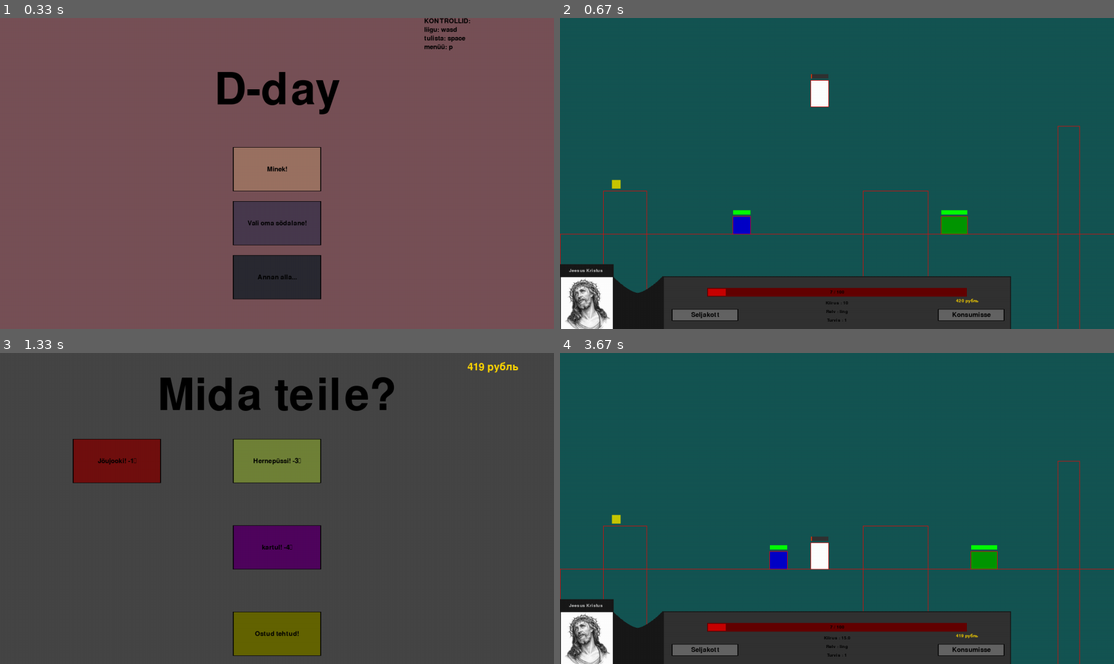
Above: before the commit, frames 1-4 (two rows, left to right).
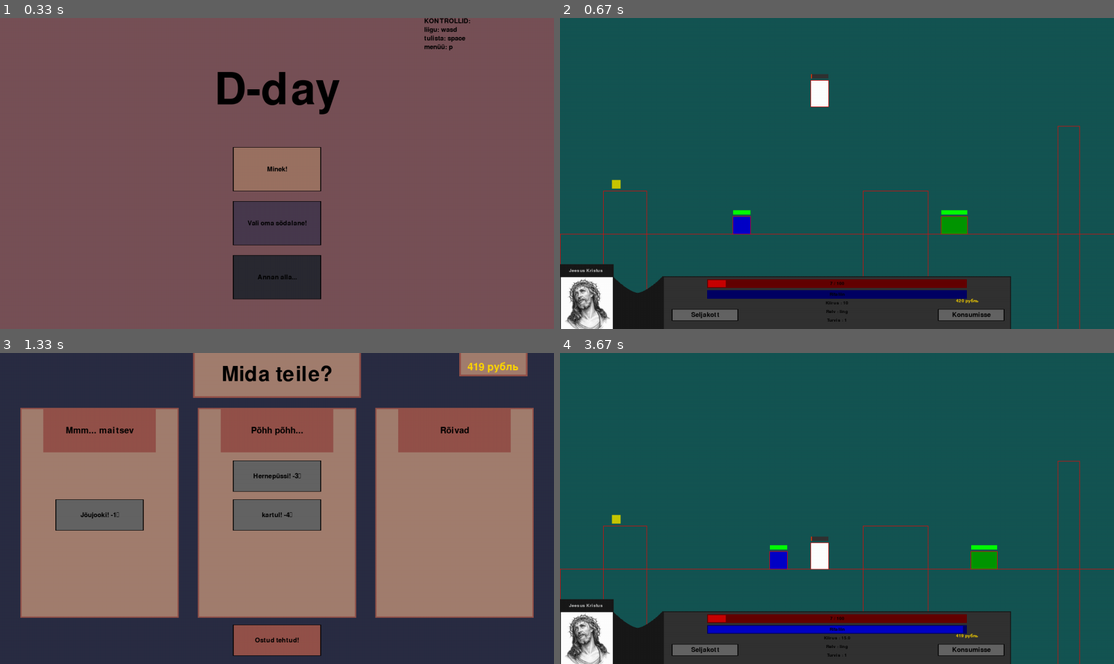
Above: after the commit, the same moments.

Repository: KarupoegPuhh/2020-projekt
Game: pygame game, started from MAIN.py
The game is run twice, just before and just after one commit, with the same random seed, the same clock (stepped at 60 frames per second) and the same inputs.
Inputs (mouse positions are in pixels of both pictures, inside the frame that each line leads up to):
- Up to frame 1 (0.33 s): no input
- Up to frame 2 (0.67 s): click "Minek!" at 0.38 s
- Up to frame 3 (1.33 s): click "Konsumisse" at 0.72 s; click "Ritaliini! -1₽" at 1.05 s
- Up to frame 4 (3.67 s): click "Ostud tehtud!" at 1.38 s; click "Seljakott" at 1.72 s; click "Ling" at 2.05 s; click "Aero kiiver" at 2.38 s; press the mouse at (632, 477) at 2.7 s; move the mouse to (676, 464) at 2.8 s; release the mouse at (715, 449) at 2.93 s; press the mouse at (632, 477) at 3.03 s; move the mouse to (709, 486) at 3.13 s; release the mouse at (781, 496) at 3.27 s; press the mouse at (837, 639) at 3.37 s; move the mouse to (753, 520) at 3.47 s; release the mouse at (670, 399) at 3.6 s

Frame 1 is identical in both runs. In frame 2, 3.0% of the frame differs, in the area x 26-74%, y 83-91%; in frame 3, 99%, in the area x 0-100%, y 0-100%; in frame 4, 3.0%.

Commit message:
pood menu update

Diff:
--- a/abi.py
+++ b/abi.py
@@ -36,6 +36,8 @@
 veneText = pg.font.SysFont(fontdir+"/MIROSLN.ttf", 36)
 databarText = pg.font.Font(fontdir+"/RM.ttf", 15)
 menu_headText = pg.font.Font(fontdir+"/RM.ttf", 50)
+menu_head1Text = pg.font.Font(fontdir+"/RM.ttf", 40)
+menu_head2Text = pg.font.Font(fontdir+"/RM.ttf", 30)
 
 
 
--- a/maailm.py
+++ b/maailm.py
@@ -225,10 +225,22 @@
         pg.draw.rect(aken, (25,25,25), (238, 598, 804, 124))
         pg.draw.rect(aken, (50,50,50), (240, 600, 800, 120))
         #healthbar
-        pg.draw.rect(aken, (100,0,0), (340, 625, 600, 20))
-        pg.draw.rect(aken, (200,0,0), (342, 627, 596 * (Tom.health / Tom.max_health), 16))
-        TextSurf, TextRect = text_objects(str(round(Tom.health, 2)) + " / " + str(Tom.max_health), databarText)
-        TextRect.center = ((laius // 2), (635))
+        pg.draw.rect(aken, (100,0,0), (340, 605, 600, 20))
+        if Tom.health >= 0:
+            pg.draw.rect(aken, (200,0,0), (342, 607, 596 * (Tom.health / Tom.max_health), 16))
+            TextSurf, TextRect = text_objects(str(round(Tom.health, 2)) + " / " + str(Tom.max_health), databarText)
+            TextRect.center = ((laius // 2), (615))
+            aken.blit(TextSurf, TextRect)
+        else:
+            TextSurf, TextRect = text_objects("0" + " / " + str(Tom.max_health), databarText)
+            TextRect.center = ((laius // 2), (615))
+            aken.blit(TextSurf, TextRect)
+        #ritaliinbar
+        pg.draw.rect(aken, (0,0,100), (340, 630, 600, 20))
+        if ritaliin:
+            pg.draw.rect(aken, (0,0,200), (342, 632, 596 * ((1800 - ritaliin_cd) / 1800 ), 16))
+        TextSurf, TextRect = text_objects(("Ritaliin"), databarText)
+        TextRect.center = ((laius // 2), (640))
         aken.blit(TextSurf, TextRect)
 
         #Pilt tegelase jaoks
--- a/pood_invnet.py
+++ b/pood_invnet.py
@@ -28,104 +28,86 @@
                 pg.quit()
                 quit()
 
-        aken.fill((70,70,70))
-        TextSurf, TextRect = text_objects("Mida teile?", largeText)
-        TextRect.center = ((laius // 2), (100))
+        aken.fill((42,45,67))
+        pg.draw.rect(aken, (148, 82, 74), (446,0,388,104))
+        pg.draw.rect(aken, (162, 126, 111), (450,0,380,100))
+        TextSurf, TextRect = text_objects("Mida teile?", mediumText)
+        TextRect.center = ((laius // 2), (50))
         aken.blit(TextSurf, TextRect)
         #Registreerime kus on kursor
         mouse = pg.mouse.get_pos()
         click = pg.mouse.get_pressed()
-
-        nupp(aken, "Ostud tehtud!", laius/2-100 , 600, 200, 100, (100,100,0), (255,255,0), pood_done)
-        #Relva valik
+        #Joogid ja ained
+        pg.draw.rect(aken, (148, 82, 74), (47,127,366,486))
+        pg.draw.rect(aken, (162, 126, 111), (50,130,360,480))
+        pg.draw.rect(aken, (148, 82, 74), (100,130,260,100))
+        TextSurf, TextRect = text_objects("Mmm... maitsev", menu_head2Text)
+        TextRect.center = (230, 180)
+        aken.blit(TextSurf, TextRect)
+
+        if not maailm.ritaliin:
+            nupp(aken, "Ritaliini! -1₽", 130 , 250, 200, 70, (100,100,100), (15,113,115), ritaliin_ost)
+            if 130 < mouse[0] < 330 and 250 < mouse[1] < 310:
+                pg.draw.rect(aken, (100,100,100), (mouse[0], mouse[1], 200, 100))
+                ritaliin_txt = smallText.render("Mmmm... maitsev", True, (200,200,200))
+                ritaliin_txt_kord = ritaliin_txt.get_rect()
+                ritaliin_txt_kord.center = (mouse[0] + 100, mouse[1] + 50)
+                aken.blit(ritaliin_txt, ritaliin_txt_kord)
+
         if maailm.Tom.health < maailm.Tom.max_health:
-            nupp(aken, "Jõujooki! -1₽", 170, 200, 200, 100, (113,16,15), (163,66,65), jõujook_ost)
-            if 170 < mouse[0] < 370 and 200 < mouse[1] < 300:
+            nupp(aken, "Jõujooki! -1₽", 130, 340, 200, 70, (100,100,100), (15,113,115), jõujook_ost)
+            if 130 < mouse[0] < 330 and 340 < mouse[1] < 410:
                 pg.draw.rect(aken, (100,100,100), (mouse[0], mouse[1], 200, 100))
                 JJ = smallText.render("Saad 1 hp juurde", True, (200,200,200))
                 JJ_kord = JJ.get_rect()
                 JJ_kord.center = (mouse[0] + 100, mouse[1] + 50)
                 aken.blit(JJ, JJ_kord)
 
+        #Relvade valik
+        pg.draw.rect(aken, (148, 82, 74), (457,127,366,486))
+        pg.draw.rect(aken, (162, 126, 111), (460,130,360,480))
+        pg.draw.rect(aken, (148, 82, 74), (510,130,260,100))
+        TextSurf, TextRect = text_objects("Põhh põhh...", menu_head2Text)
+        TextRect.center = (640, 180)
+        aken.blit(TextSurf, TextRect)
+
         if not maailm.hernepüss.unlocked:
-            nupp(aken, "Hernepüssi! -3₽", 540, 200, 200, 100, (112,130,56), (162,180,106), hernepüss_ost)
-            if 540 < mouse[0] < 740 and 200 < mouse[1] < 300:
+            nupp(aken, "Hernepüssi! -3₽", 540, 250, 200, 70, (100,100,100), (15,113,115), hernepüss_ost)
+            if 540 < mouse[0] < 740 and 250 < mouse[1] < 310:
                 pg.draw.rect(aken, (100,100,100), (mouse[0], mouse[1], 200, 100))
                 hernepüss_txt = smallText.render("Püstolkuulipilduja", True, (200,200,200))
                 hernepüss_txt_kord = hernepüss_txt.get_rect()
                 hernepüss_txt_kord.center = (mouse[0] + 100, mouse[1] + 50)
                 aken.blit(hernepüss_txt, hernepüss_txt_kord)
 
-        if not maailm.ritaliin:
-            nupp(aken, "Ritaliini! -1₽", 910 , 200, 200, 100, (80,5,94), (130,55,144), ritaliin_ost)
-            if 910 < mouse[0] < 1110 and 200 < mouse[1] < 300:
-                pg.draw.rect(aken, (100,100,100), (mouse[0], mouse[1], 200, 100))
-                ritaliin_txt = smallText.render("Mmmm... maitsev", True, (200,200,200))
-                ritaliin_txt_kord = ritaliin_txt.get_rect()
-                ritaliin_txt_kord.center = (mouse[0] + 100, mouse[1] + 50)
-                aken.blit(ritaliin_txt, ritaliin_txt_kord)
 
         if not maailm.kartulikahur.unlocked:
-            nupp(aken, "kartul! -4₽", 540 , 400, 200, 100, (80,5,94), (130,55,144), kartulikahur_ost)
-            if 540 < mouse[0] < 740 and 400 < mouse[1] < 500:
+            nupp(aken, "kartul! -4₽", 540 , 340, 200, 70, (100,100,100), (15,113,115), kartulikahur_ost)
+            if 540 < mouse[0] < 740 and 340 < mouse[1] < 410:
                 pg.draw.rect(aken, (100,100,100), (mouse[0], mouse[1], 200, 100))
                 potato_txt = smallText.render("SeE oN hIigLasLiK!", True, (200,200,200))
                 potato_txt_kord = potato_txt.get_rect()
                 potato_txt_kord.center = (mouse[0] + 100, mouse[1] + 50)
                 aken.blit(potato_txt, potato_txt_kord)
 
+        #Riiete valik
+        pg.draw.rect(aken, (148, 82, 74), (867,127,366,486))
+        pg.draw.rect(aken, (162, 126, 111), (870,130,360,480))
+        pg.draw.rect(aken, (148, 82, 74), (920,130,260,100))
+        TextSurf, TextRect = text_objects("Rõivad", menu_head2Text)
+        TextRect.center = (1050, 180)
+        aken.blit(TextSurf, TextRect)
+
+        #aken rahale ja raha
+        pg.draw.rect(aken, (148, 82, 74), (1061,0,158,54))
+        pg.draw.rect(aken, (162, 126, 111), (1065,0,150,50))
         raha = veneText.render(str(maailm.Tom.raha)+" рубль", True, (255,215,0))
         aken.blit(raha, (laius-200, 20))
 
+        #Ostud tehtud
+        nupp(aken, "Ostud tehtud!", 540, 630, 200, 70, (148, 82, 74), (168, 102, 94), pood_done)
+
         pg.display.update()
-
-
-#inventory
-def inventory():
-    global inventory_tab
-    inventory_tab = True
-    while inventory_tab:
-        mouse = pg.mouse.get_pos()
-        for event in pg.event.get():
-            if event.type == pg.QUIT:
-                pg.quit()
-                quit()
-
-        aken.fill((70,70,70))
-        TextSurf, TextRect = text_objects("Vali oma varustus", largeText)
-        TextRect.center = ((laius // 2), (100))
-        aken.blit(TextSurf, TextRect)
-
-        TextSurf, TextRect = text_objects("(Sul on käes "+str(maailm.Tom.relv.nimi)+")", mediumText)
-        TextRect.center = ((laius // 2), (230))
-        aken.blit(TextSurf, TextRect)
-
-        nupp(aken, "Olen valmis naasma!", laius/2-100 , 600, 200, 100, (100,100,0), (255,255,0), invent_stop)
-        #Relva valik
-        if maailm.ling.unlocked:
-            nupp(aken, "lingu viskama!", 170, 300, 200, 100, (100,100,100), (200,200,200), ling_equip)
-
-        if maailm.hernepüss.unlocked:
-            nupp(aken, "Ma sain hernepüssi!", 540, 300, 200, 100, (100,100,100), (200,200,200), hernepüss_equip)
-
-        if maailm.kartulikahur.unlocked:
-            nupp(aken, "Ohh kartulikahur!", 910 , 300, 200, 100, (100,100,100), (200,200,200), kartulikahur_equip)
-
-        if maailm.railgun.unlocked:
-            nupp(aken, "Tulevik in nüüd, vanamees!", 490, 450, 300, 100, (100,100,100), (200,200,200), railgun_equip)
-
-
-        #joonistame kasti, et infot lugeda
-        nupu_hover_txt(maailm.ling, 170, 300, 200, 100, (200,200,200))
-        nupu_hover_txt(maailm.hernepüss, 540, 300, 200, 100, (200,200,200))
-        nupu_hover_txt(maailm.kartulikahur, 910, 300, 200, 100, (21,244,238))
-        nupu_hover_txt(maailm.railgun, 490, 450, 300, 100, (191,0,255))
-
-        pg.display.update()
-
-def invent_stop():
-    global inventory_tab
-    inventory_tab = False
 
 def ling_equip():
     if maailm.ling.unlocked:
@@ -198,7 +180,6 @@
         pg.draw.rect(aken, (148, 82, 74), (47,127,406,486))
         pg.draw.rect(aken, (162, 126, 111), (50,130,400,480))
         pg.draw.rect(aken, (148, 82, 74), (150,130,200,100))
-        #pg.draw.rect(aken, (238, 244, 212), (155,135,190,90)) veel üks kast nimele
         TextSurf, TextRect = text_objects("Rõivad", menu_headText)
         TextRect.center = (250, 180)
         aken.blit(TextSurf, TextRect)
Not shown, removed: 0001-V-ikepuhastus.patch
